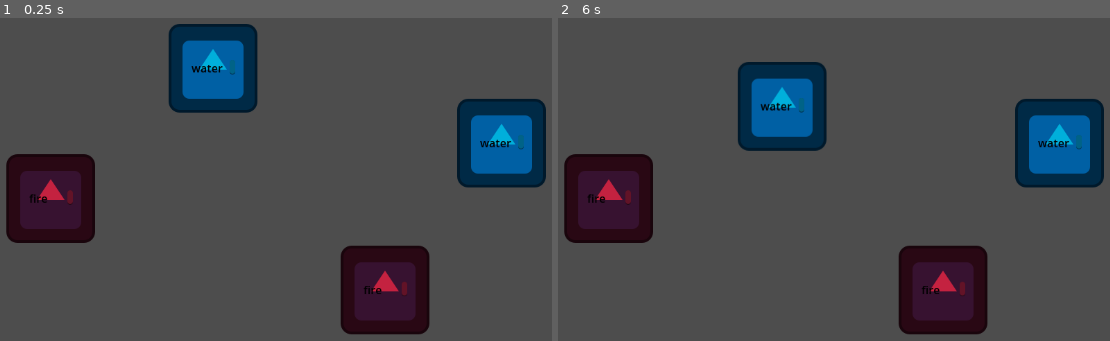
Above: before the commit, frames 1-2 (left to right).
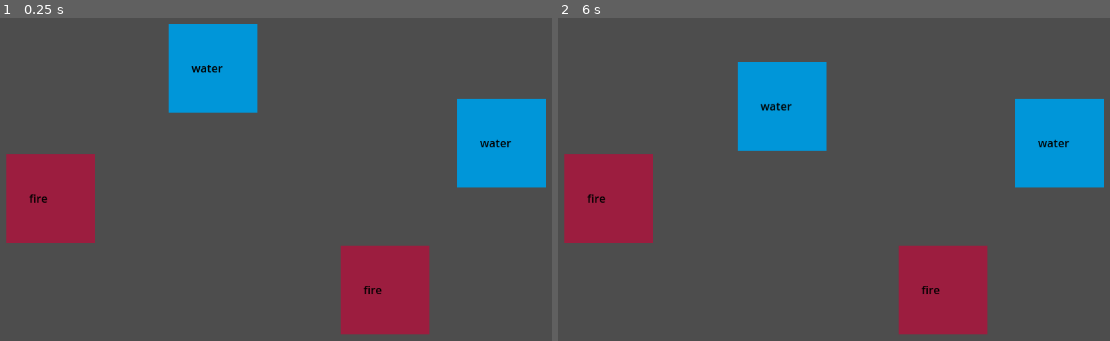
Above: after the commit, the same moments.

Repository: van9md/cardgame
Game: Godot game, scene res://levels/level.tscn
Two runs of this game, one before a commit and one after it. Both use one fixed random seed, a clock stepped at 60 frames per second and the inputs below. The engine's default icon, where the game draws it, is replaced by a stand-in: a white triangle on a blue panel in a dark square.
Inputs (mouse positions are in pixels of both pictures, inside the frame that each line leads up to):
- Up to frame 1 (0.25 s): no input
- Up to frame 2 (6 s): tap Enter at 0.5, 2, 3.5 s; move the mouse to (1076, 202) at 0.52 s; click (1076, 202) at 0.6 s; tap Space at 1.25, 2.75, 4.25 s; move the mouse to (745, 247) at 1.27 s; click (745, 247) at 1.35 s; move the mouse to (983, 124) at 2.02 s; click (983, 124) at 2.1 s; move the mouse to (861, 311) at 2.77 s; click (861, 311) at 2.85 s; move the mouse to (outside the picture) at 3.52 s; click (outside the picture) at 3.6 s; move the mouse to (662, 156) at 4.27 s; click (662, 156) at 4.35 s; move the mouse to (944, 224) at 5.02 s; click (944, 224) at 5.1 s; move the mouse to (784, 111) at 5.77 s; click (784, 111) at 5.85 s

The runs differ from the first frame. In frame 1, 18% of the frame differs, in the area x 1-99%, y 1-99%; in frame 2, 18%.

Commit message:
change icon

Diff:
--- a/cards/card.tscn
+++ b/cards/card.tscn
@@ -1,7 +1,7 @@
 [gd_scene load_steps=5 format=3 uid="uid://bkyskuq4cwhal"]
 
 [ext_resource type="Script" path="res://cards/card.gd" id="1_cafm8"]
-[ext_resource type="Texture2D" uid="uid://bo8iphij21lfp" path="res://icon.svg" id="1_np5og"]
+[ext_resource type="Texture2D" uid="uid://dbamcm8q2d3ey" path="res://levels/sprite.png" id="2_coboi"]
 
 [sub_resource type="CanvasItemMaterial" id="CanvasItemMaterial_kqnc6"]
 
@@ -14,7 +14,7 @@
 
 [node name="Icon" type="Sprite2D" parent="."]
 material = SubResource("CanvasItemMaterial_kqnc6")
-texture = ExtResource("1_np5og")
+texture = ExtResource("2_coboi")
 
 [node name="Area2D" type="Area2D" parent="Icon"]
 position = Vector2(-64, -64)
@@ -25,8 +25,9 @@
 offset_right = 96.0
 offset_bottom = 73.0
 theme_override_colors/default_color = Color(0, 0, 0, 1)
-bbcode_enabled = true
 text = "WATER"
+scroll_active = false
+shortcut_keys_enabled = false
 
 [node name="Control" type="Control" parent="Icon/Area2D"]
 layout_mode = 3
